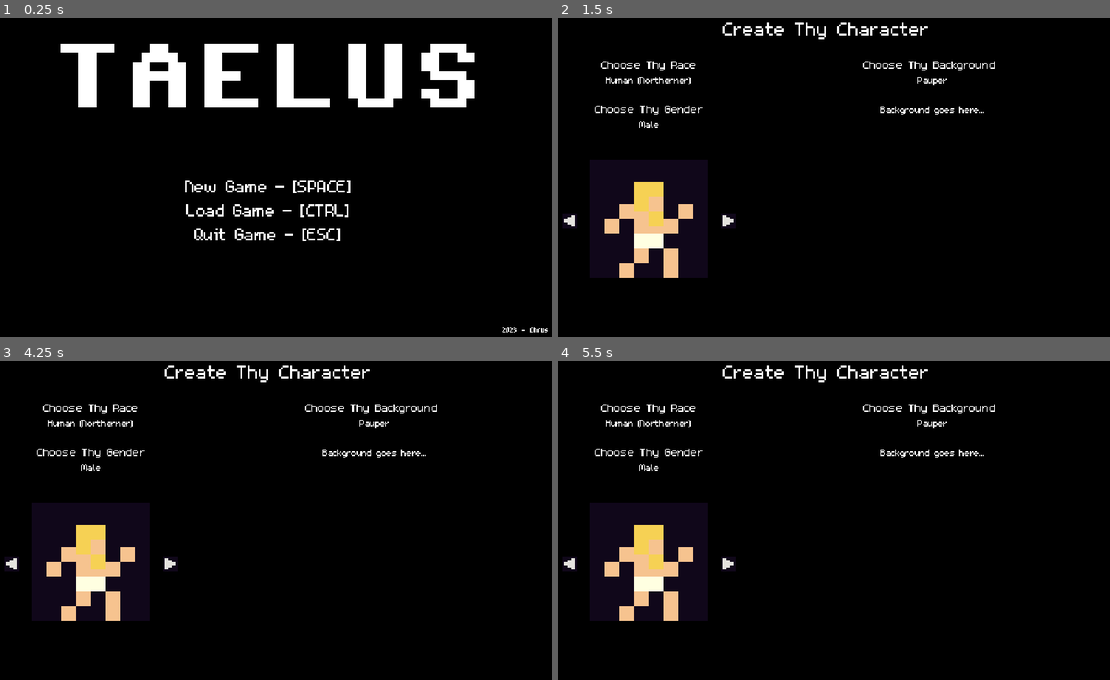
Above: before the commit, frames 1-4 (two rows, left to right).
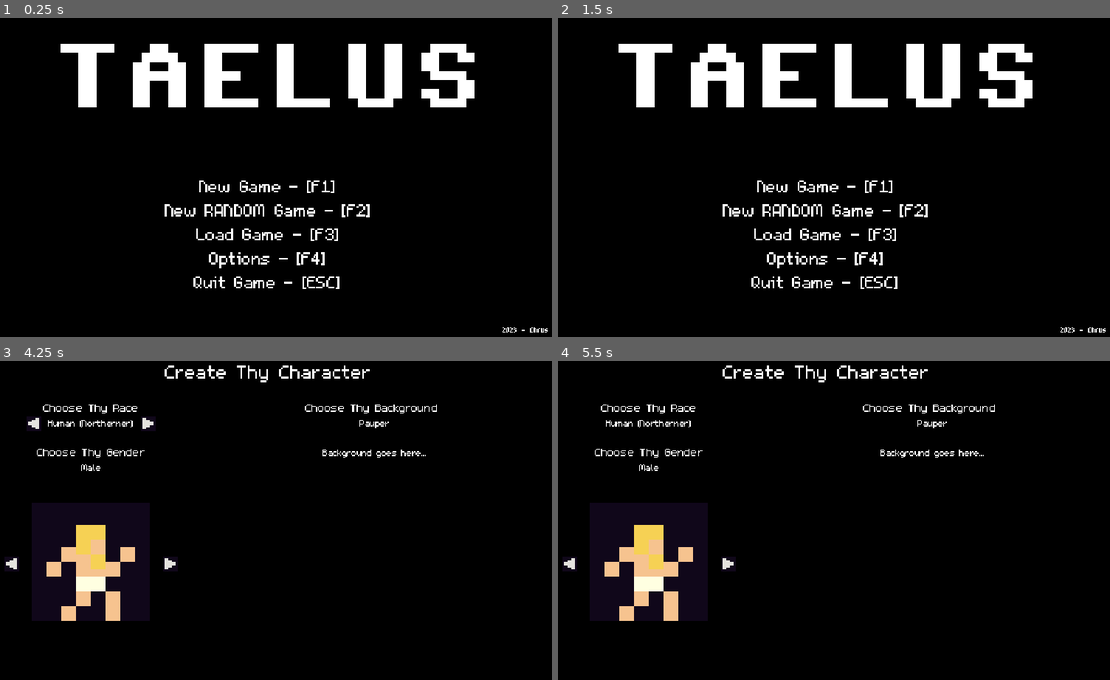
Above: after the commit, the same moments.

Repository: ChrisGlenn/Taelus
Game: Godot game, scene res://Scenes/Gameplay/MainMenu/main_menu.tscn
The game is run twice, just before and just after one commit, with the same random seed, the same clock (stepped at 60 frames per second) and the same inputs.
Inputs:
- Up to frame 1 (0.25 s): no input
- Up to frame 2 (1.5 s): tap Enter at 0.5 s; hold Right (tae_right) 0.53-1.28 s; tap Ctrl (tae_mode) at 0.6 s; tap Space (tae_select) at 0.8, 1.25, 1.35 s; hold Down (tae_down) from 1.28 s (still down)
- Up to frame 3 (4.25 s): tap Ctrl (tae_mode) at 1.55, 2.85 s; tap Enter at 2, 3.5 s; release Down (tae_down) at 2.03 s; hold Right (tae_right) 2.03-2.78 s; tap End (tae_end) at 2.1 s; tap Space (tae_select) at 2.3, 2.75, 3.6 s; hold Up (tae_up) 2.78-3.53 s; hold Left (tae_left) from 3.53 s (still down); tap F1 (f1, bound only after the commit) at 4.15 s
- Up to frame 4 (5.5 s): tap Ctrl (tae_mode) at 4.35 s; tap F2 (f2, bound only after the commit) at 4.9 s; tap Space (tae_select) at 5, 5.1 s; release Left (tae_left) at 5.03 s; hold Down (tae_down) from 5.03 s (still down)

The runs differ from the first frame. In frame 1, 2.0% of the frame differs, in the area x 29-67%, y 50-85%; in frame 2, 17%, in the area x 0-100%, y 1-99%; in frame 3, 0.2%; in frame 4, nothing differs.

Commit message:
11/28/2023 NOON

Diff:
--- a/Scenes/Gameplay/MainMenu/main_menu.gd
+++ b/Scenes/Gameplay/MainMenu/main_menu.gd
@@ -7,10 +7,20 @@
 
 func input():
 	# check input and act accordingly
-	if Input.is_action_just_pressed("tae_select"):
+	if Input.is_action_just_pressed("f1"):
 		# new game (go to character creation screen)
 		var _start_game = get_tree().change_scene_to_file("res://Scenes/Gameplay/CharacterCreation/character_creation.tscn")
-	elif Input.is_action_just_pressed("tae_mode"):
+		print("WARNING: Character creation not completed. Restart and choose 'new RANDOM game'...")
+	elif Input.is_action_just_pressed("f2"):
+		# new RANDOM game
+		# this will go straight to the loading screen and randomly generate a character for the player to play as
+		Globals.new_random = true # turn on new random flag
+		var _start_game = get_tree().change_scene_to_file("res://Scenes/System/LoadingGame/loading_game.tscn")
+	elif Input.is_action_just_pressed("f3"):
+		# options
+		# not set yet
+		print("WARNING: Options not available...")
+	elif Input.is_action_just_pressed("f4"):
 		# load game
 		print("WARNING: Load game not available...")
 	elif Input.is_action_just_pressed("tae_cancel"):
--- a/Scenes/Gameplay/MainMenu/main_menu.tscn
+++ b/Scenes/Gameplay/MainMenu/main_menu.tscn
@@ -26,11 +26,13 @@
 offset_left = 176.0
 offset_top = 176.0
 offset_right = 464.0
-offset_bottom = 256.0
+offset_bottom = 320.0
 theme_override_fonts/font = ExtResource("3_np4pm")
 theme_override_font_sizes/font_size = 28
-text = "New Game - [SPACE]
-Load Game - [CTRL]
+text = "New Game - [F1]
+New RANDOM Game - [F2]
+Load Game - [F3]
+Options - [F4]
 Quit Game - [ESC]"
 horizontal_alignment = 1
 
--- a/Scenes/System/LoadingGame/loading_game.gd
+++ b/Scenes/System/LoadingGame/loading_game.gd
@@ -41,4 +41,6 @@
 		"Age": rng.randi_range(13,28),
 		"Days_Left": rng.randi_range(20,8000)
 	}
+	if Globals.year > 320:
+		Globals.gradian_lor = randi() % 2 == 0
 	Globals.new_game = false # TESTING
--- a/Scripts/Globals.gd
+++ b/Scripts/Globals.gd
@@ -3,6 +3,7 @@
 # system variables
 var menu_mode = "MAIN" # MAIN, SELECTED, INVENTORY, MENU, STATUS
 var new_game = true # lets the loading screen know what course to take
+var new_random = false # if true then the loading screen will generate a random player
 var new_scene_player_set = false # if true then the player will reset self based on origin coords
 var new_scene_player_origin = Vector2(0,0) # where the player spawns in a new scene
 var chunk_a = []
@@ -67,3 +68,4 @@
 var queen_of_lor = {} # queen dictionary
 var prince_of_lor = {} # offspring dictionary
 var princcess_of_lor = {} # offspring dictionary
+var gradian_lor = false # if set true then Gradia has taken over Lor
--- a/Scripts/SaveLoad.gd
+++ b/Scripts/SaveLoad.gd
@@ -1,3 +1,7 @@
 extends Node
 # SAVE/LOAD GAME SCRIPT
 # saving/loading save game files
+var slot_one = "user://save_one.tae"
+var slot_two = "user://save_two.tae"
+var slot_three = "user://save_three.tae"
+var slot_four = "user://save_four.tae"
--- a/project.godot
+++ b/project.godot
@@ -176,6 +176,26 @@
 "events": [Object(InputEventKey,"resource_local_to_scene":false,"resource_name":"","device":-1,"window_id":0,"alt_pressed":false,"shift_pressed":false,"ctrl_pressed":false,"meta_pressed":false,"pressed":false,"keycode":0,"physical_keycode":83,"key_label":0,"unicode":115,"echo":false,"script":null)
 ]
 }
+f1={
+"deadzone": 0.5,
+"events": [Object(InputEventKey,"resource_local_to_scene":false,"resource_name":"","device":-1,"window_id":0,"alt_pressed":false,"shift_pressed":false,"ctrl_pressed":false,"meta_pressed":false,"pressed":false,"keycode":0,"physical_keycode":4194332,"key_label":0,"unicode":0,"echo":false,"script":null)
+]
+}
+f2={
+"deadzone": 0.5,
+"events": [Object(InputEventKey,"resource_local_to_scene":false,"resource_name":"","device":-1,"window_id":0,"alt_pressed":false,"shift_pressed":false,"ctrl_pressed":false,"meta_pressed":false,"pressed":false,"keycode":0,"physical_keycode":4194333,"key_label":0,"unicode":0,"echo":false,"script":null)
+]
+}
+f3={
+"deadzone": 0.5,
+"events": [Object(InputEventKey,"resource_local_to_scene":false,"resource_name":"","device":-1,"window_id":0,"alt_pressed":false,"shift_pressed":false,"ctrl_pressed":false,"meta_pressed":false,"pressed":false,"keycode":0,"physical_keycode":4194334,"key_label":0,"unicode":0,"echo":false,"script":null)
+]
+}
+f4={
+"deadzone": 0.5,
+"events": [Object(InputEventKey,"resource_local_to_scene":false,"resource_name":"","device":-1,"window_id":0,"alt_pressed":false,"shift_pressed":false,"ctrl_pressed":false,"meta_pressed":false,"pressed":false,"keycode":0,"physical_keycode":4194335,"key_label":0,"unicode":0,"echo":false,"script":null)
+]
+}
 
 [rendering]
 
